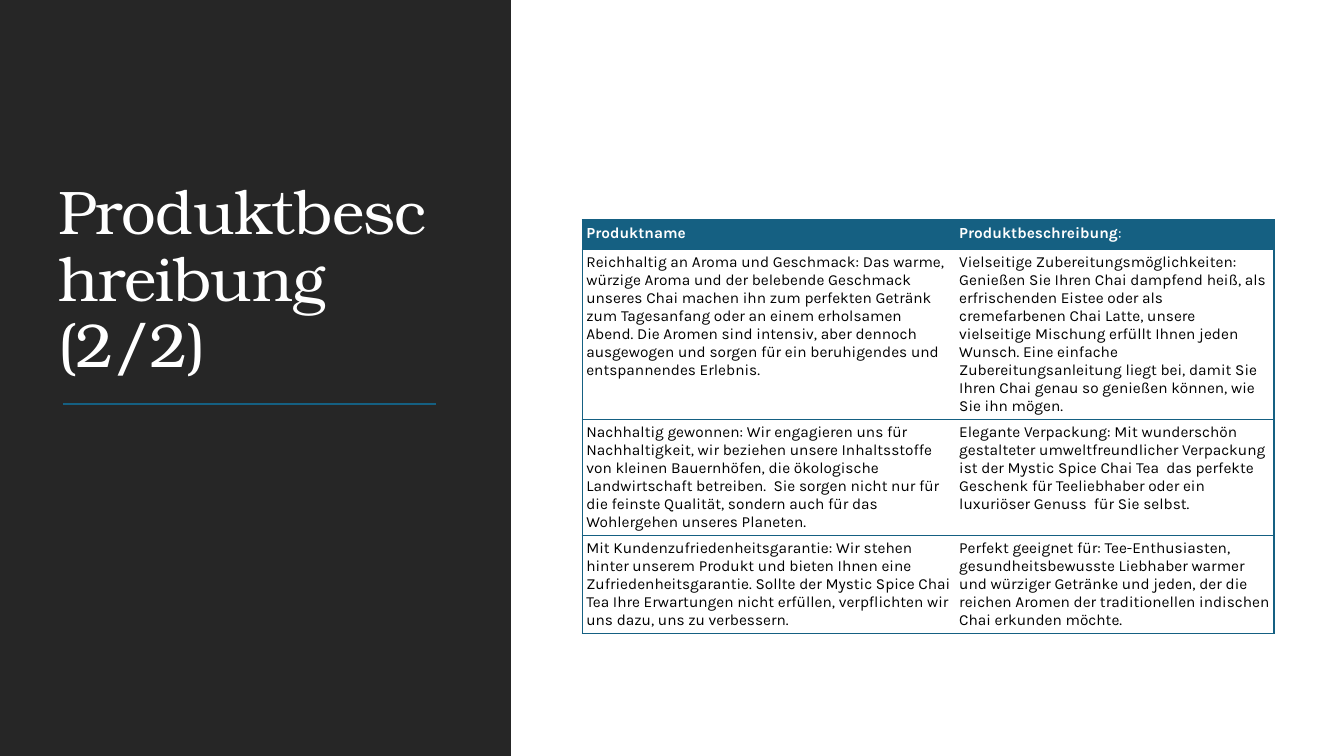
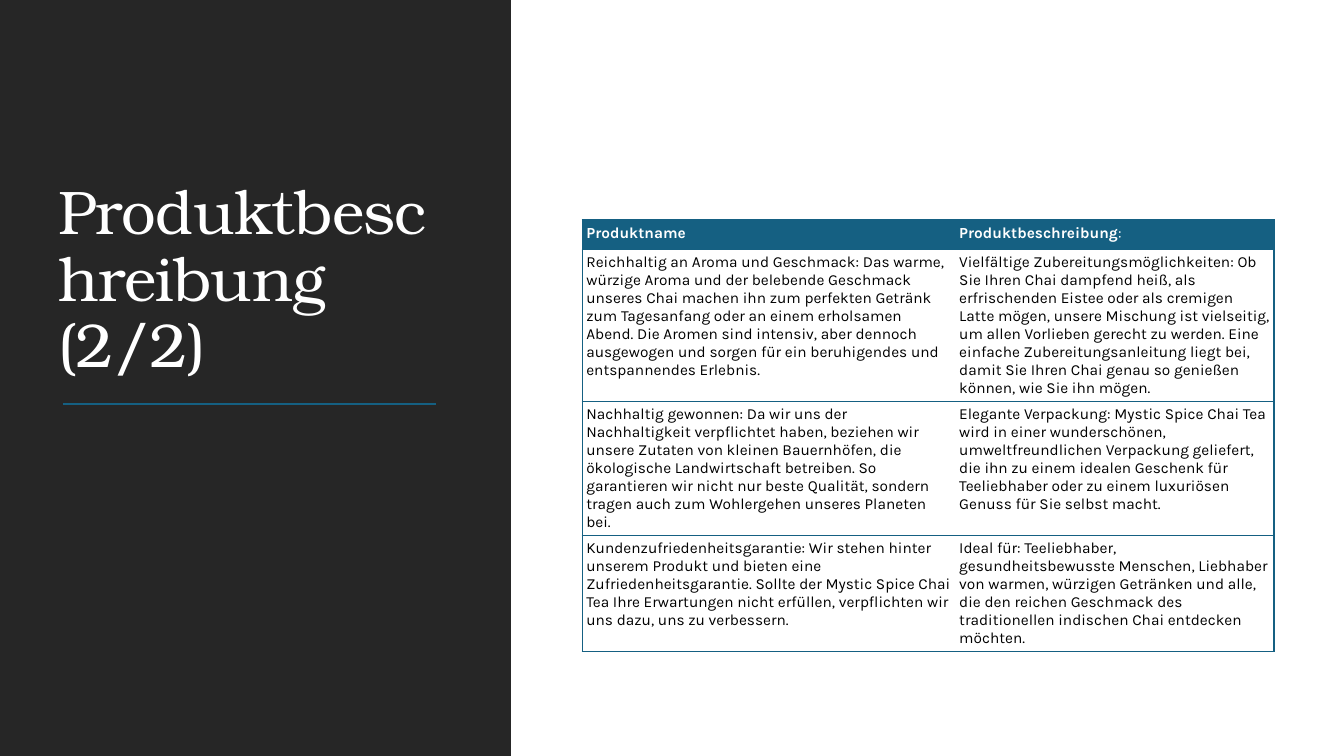
Before and after one commit to MicrosoftLearning/MS-4004-Empower-workforce-copilot-use-cases.de-de, a slide deck: slide 6 of ResourceFiles/Mystic Spice Premium Chai Market Analysis Presentation.pptx. Drawn at 1344x756 pixels with LibreOffice and Linux fonts; fonts in the diff are those of the drawing. Boxes give left, top, right and bottom in pixels: in the first picture for what was removed or moved away, otherwise in the second. Text is boxed around its words. In the diff, an @@ line names an element or a change of style, - is before the commit and + after.

```diff
--- a/ResourceFiles/Mystic Spice Premium Chai Market Analysis Presentation.pptx
+++ b/ResourceFiles/Mystic Spice Premium Chai Market Analysis Presentation.pptx
@@ table at (583,220,1274,681) @@
-row 2, column 2: Vielseitige Zubereitungsmöglichkeiten: Genießen Sie Ihren Chai dampfend heiß, als erfrischenden Eistee oder als cremefarbenen Chai Latte, unsere vielseitige Mischung erfüllt Ihnen jeden Wunsch. Eine einfache Zubereitungsanleitung liegt bei, damit Sie Ihren Chai genau so genießen können, wie Sie ihn mögen.
+row 2, column 2: Vielfältige Zubereitungsmöglichkeiten: Ob Sie Ihren Chai dampfend heiß, als erfrischenden Eistee oder als cremigen Latte mögen, unsere Mischung ist vielseitig, um allen Vorlieben gerecht zu werden. Eine einfache Zubereitungsanleitung liegt bei, damit Sie Ihren Chai genau so genießen können, wie Sie ihn mögen.
-row 3, column 1: Nachhaltig gewonnen: Wir engagieren uns für Nachhaltigkeit, wir beziehen unsere Inhaltsstoffe von kleinen Bauernhöfen, die ökologische Landwirtschaft betreiben. Sie sorgen nicht nur für die feinste Qualität, sondern auch für das Wohlergehen unseres Planeten.
+row 3, column 1: Nachhaltig gewonnen: Da wir uns der Nachhaltigkeit verpflichtet haben, beziehen wir unsere Zutaten von kleinen Bauernhöfen, die ökologische Landwirtschaft betreiben. So garantieren wir nicht nur beste Qualität, sondern tragen auch zum Wohlergehen unseres Planeten bei.
-row 3, column 2: Elegante Verpackung: Mit wunderschön gestalteter umweltfreundlicher Verpackung ist der Mystic Spice Chai Tea das perfekte Geschenk für Teeliebhaber oder ein luxuriöser Genuss für Sie selbst.
+row 3, column 2: Elegante Verpackung: Mystic Spice Chai Tea wird in einer wunderschönen, umweltfreundlichen Verpackung geliefert, die ihn zu einem idealen Geschenk für Teeliebhaber oder zu einem luxuriösen Genuss für Sie selbst macht.
-row 4, column 1: Mit Kundenzufriedenheitsgarantie: Wir stehen hinter unserem Produkt und bieten Ihnen eine Zufriedenheitsgarantie. Sollte der Mystic Spice Chai Tea Ihre Erwartungen nicht erfüllen, verpflichten wir uns dazu, uns zu verbessern.
+row 4, column 1: Kundenzufriedenheitsgarantie: Wir stehen hinter unserem Produkt und bieten eine Zufriedenheitsgarantie. Sollte der Mystic Spice Chai Tea Ihre Erwartungen nicht erfüllen, verpflichten wir uns dazu, uns zu verbessern.
-row 4, column 2: Perfekt geeignet für: Tee-Enthusiasten, gesundheitsbewusste Liebhaber warmer und würziger Getränke und jeden, der die reichen Aromen der traditionellen indischen Chai erkunden möchte.
+row 4, column 2: Ideal für: Teeliebhaber, gesundheitsbewusste Menschen, Liebhaber von warmen, würzigen Getränken und alle, die den reichen Geschmack des traditionellen indischen Chai entdecken möchten.
```
Also in this commit, not shown: 3 other slides changed, 29 other files.
